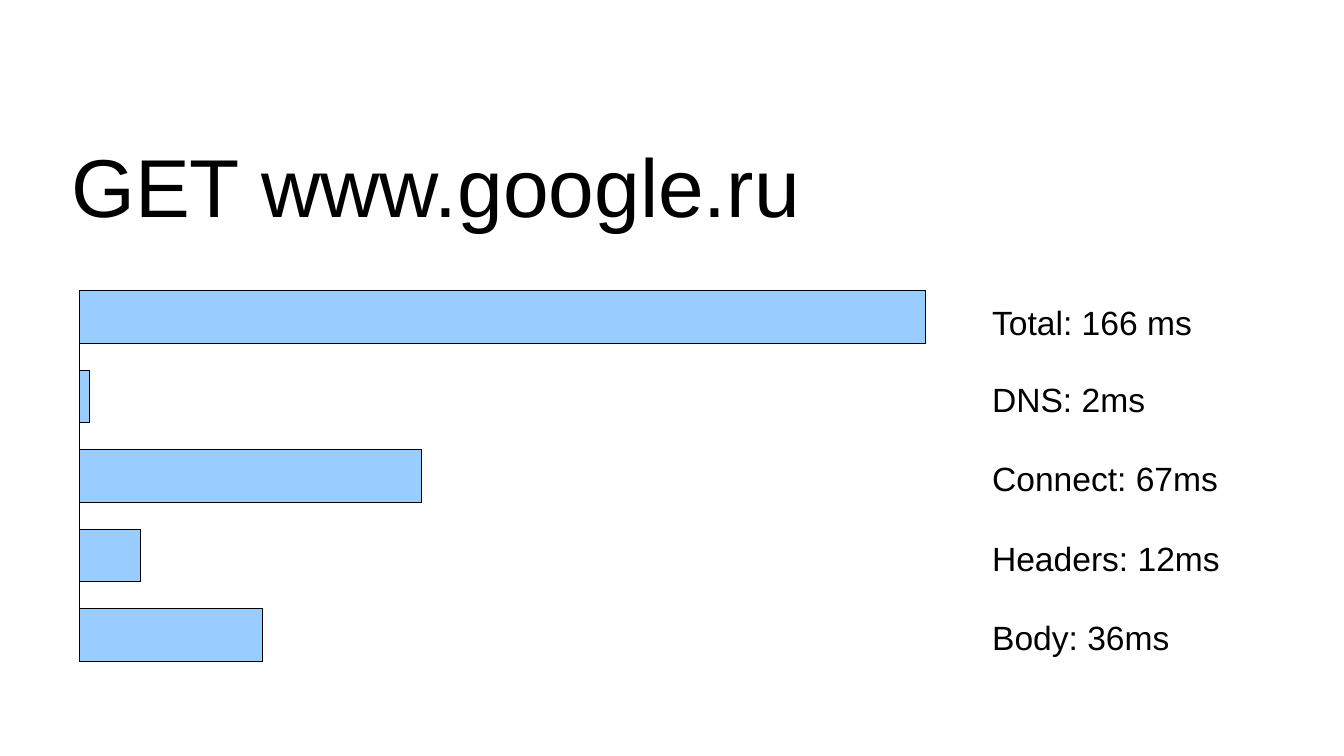
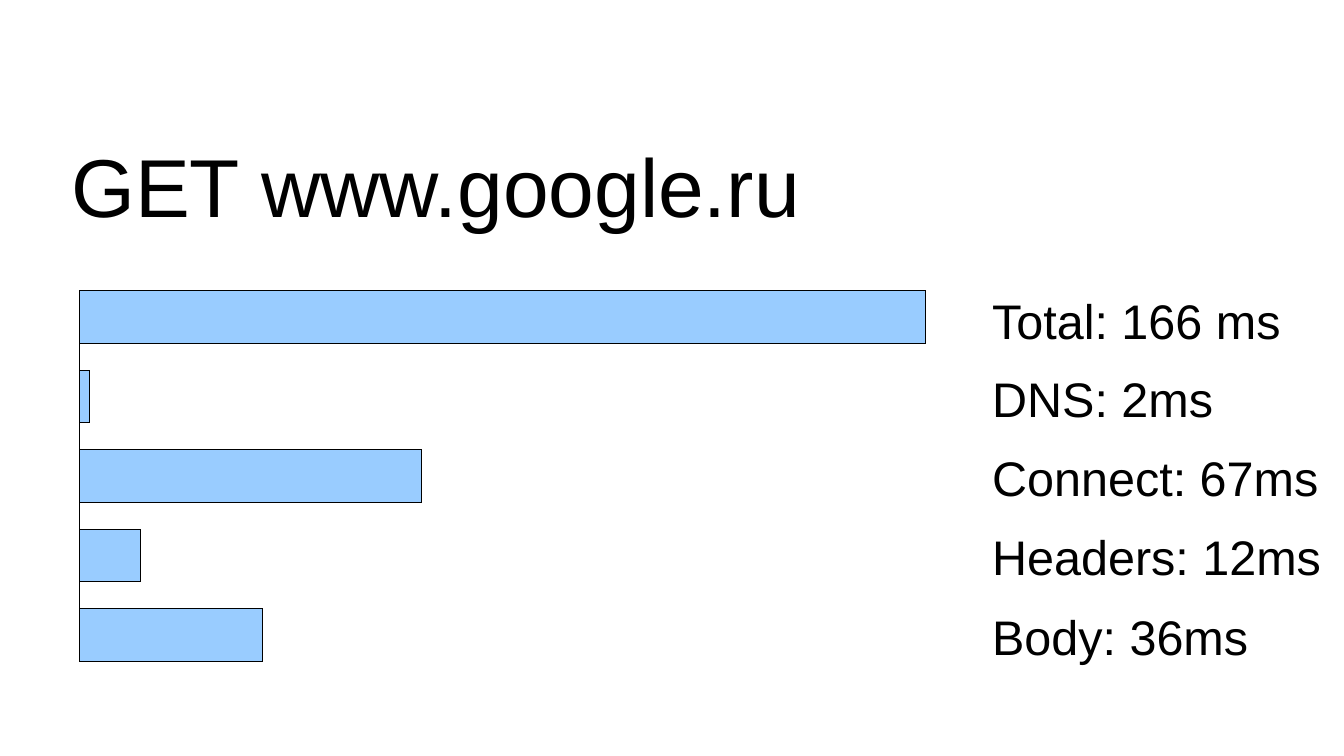
Before and after one commit to Mons/perl-ex, a slide deck: slide 17 of drafts/AE-Highload.odp (slide 18 before the commit). Drawn at 1344x756 pixels with LibreOffice and Linux fonts; fonts in the diff are those of the drawing; background and template pictures are left out. Boxes give left, top, right and bottom in pixels: in the first picture for what was removed or moved away, otherwise in the second. Text is boxed around its words. In the diff, an @@ line names an element or a change of style, - is before the commit and + after.

```diff
--- a/drafts/AE-Highload.odp
+++ b/drafts/AE-Highload.odp
@@ size 18 to 26 pt; vertical alignment top to middle in 5 elements at (992,620,1249,664), (992,304,1281,340), (992,462,1319,497), (992,540,1321,576), (992,383,1213,418) @@
```
Also in this commit, not shown: 15 other slides changed, 14 slides added, 1 slide removed.
